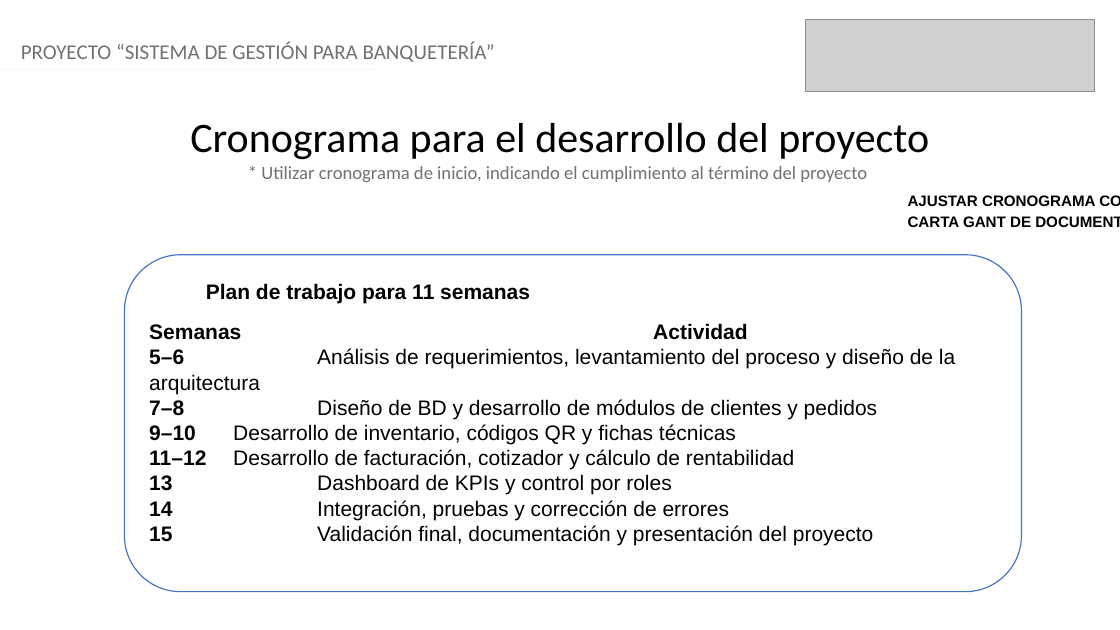
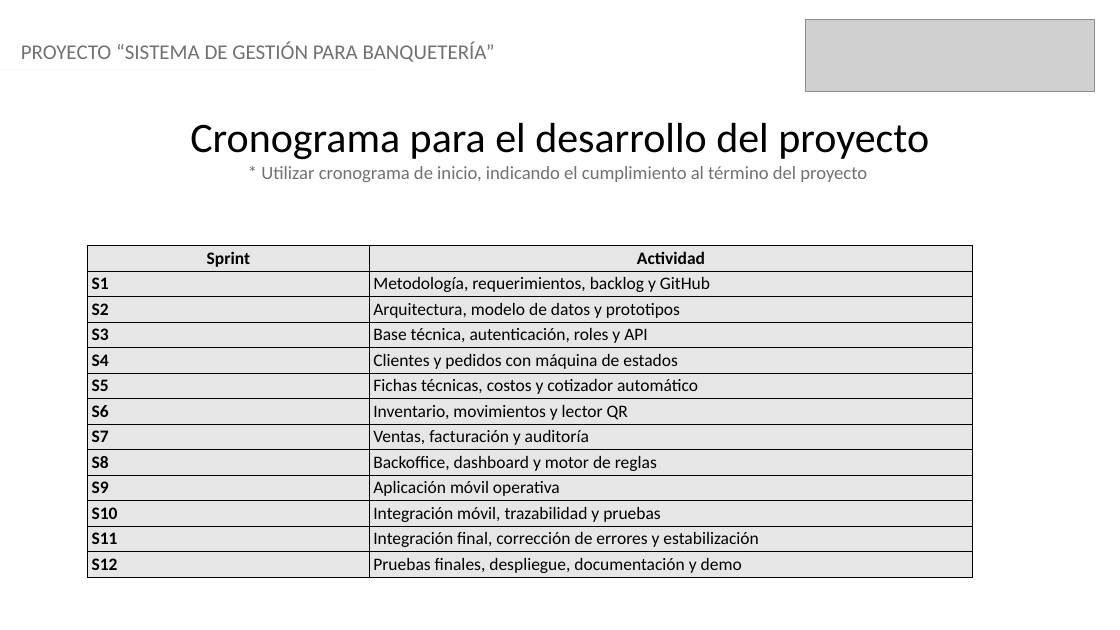
Before and after one commit to madeteph2/CAPSTONE, a slide deck: slide 7 of Fase 1/Evidencias Grupales/Presentación Proyecto.pptx. Drawn at 1120x630 pixels with LibreOffice and Linux fonts; fonts in the diff are those of the drawing; grey boxes stand for pictures; background and template pictures are left out. Boxes give left, top, right and bottom in pixels: in the first picture for what was removed or moved away, otherwise in the second. Text is boxed around its words. In the diff, an @@ line names an element or a change of style, - is before the commit and + after.

```diff
--- a/Fase 1/Evidencias Grupales/Presentación Proyecto.pptx
+++ b/Fase 1/Evidencias Grupales/Presentación Proyecto.pptx
@@ text removed at [908,195,1096,227] @@
-AJUSTAR CRONOGRAMA CON CARTA GANT DE DOCUMENTO 1.5
@@ rectangle: place and size @@
-rectangle at [124,255,1022,592]
+rectangle at [87,245,973,577]
@@ rectangle at [87,245,973,577]: rounded rectangle to rectangle; fill #FFFFFF to #E7E6E6; outline #4472C4 1 pt to #44546A 0.75 pt @@
@@ table added at [87,245,972,577], 13 rows, 2 columns @@
+Sprint | Actividad
+S1 | Metodología, requerimientos, backlog y GitHub
+S2 | Arquitectura, modelo de datos y prototipos
+S3 | Base técnica, autenticación, roles y API
+S4 | Clientes y pedidos con máquina de estados
+S5 | Fichas técnicas, costos y cotizador automático
+S6 | Inventario, movimientos y lector QR
+S7 | Ventas, facturación y auditoría
+S8 | Backoffice, dashboard y motor de reglas
+S9 | Aplicación móvil operativa
+S10 | Integración móvil, trazabilidad y pruebas
+S11 | Integración final, corrección de errores y estabilización
+S12 | Pruebas finales, despliegue, documentación y demo
@@ text removed at [206,283,530,303] @@
-Plan de trabajo para 11 semanas
@@ text in rectangle at [149,323,955,545]: text removed @@
-Semanas Actividad
-5–6 Análisis de requerimientos, levantamiento del proceso y diseño de la arquitectura
-7–8 Diseño de BD y desarrollo de módulos de clientes y pedidos
-9–10 Desarrollo de inventario, códigos QR y fichas técnicas
-11–12 Desarrollo de facturación, cotizador y cálculo de rentabilidad
-13 Dashboard de KPIs y control por roles
-14 Integración, pruebas y corrección de errores
-15 Validación final, documentación y presentación del proyecto
```
Also in this commit, not shown: 4 other slides changed, 1 slide added, 1 slide removed, 8 other files.
